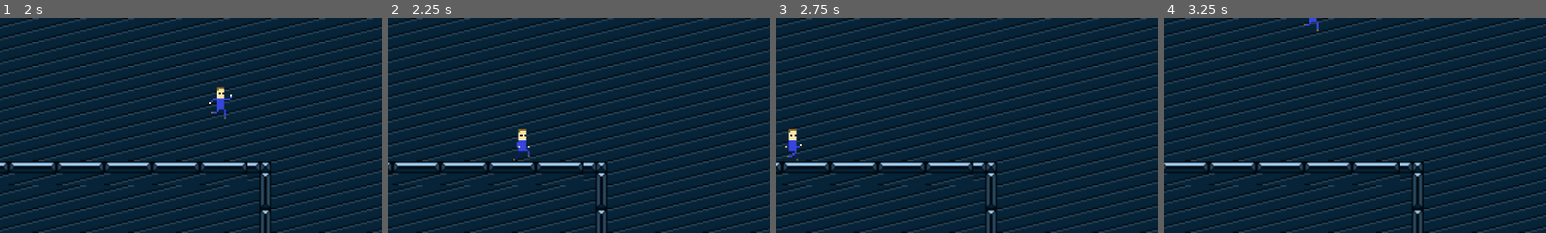
Above: before the commit, frames 1-4 (left to right).
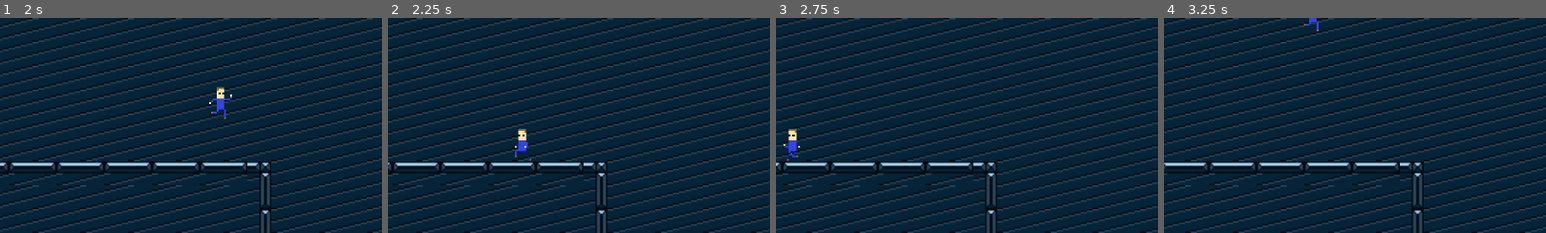
Above: after the commit, the same moments.

Repository: SGtrinkets/neuton_game_jam_button_game
Game: Godot game, scene res://scenes/level_1.tscn
Two runs of this game, one before a commit and one after it. Both use one fixed random seed, a clock stepped at 60 frames per second and the inputs below.
Inputs:
- Up to frame 1 (2 s): tap Enter at 0.5 s; hold D (right) from 0.53 s (still down); tap Up (jump) at 0.77, 1.52 s
- Up to frame 2 (2.25 s): release D (right) at 2.03 s; hold A (left) from 2.03 s (still down)
- Up to frame 3 (2.75 s): keep holding A (left)
- Up to frame 4 (3.25 s): release A (left) at 2.78 s; hold D (right) from 2.78 s (still down); tap Up (jump) at 3.02 s
The pictures show only the part of the screen within x 37-87%, y 50-100%; the shares and areas given below are measured in that part.

Frame 1 is identical in both runs. In frame 2, 0.2% of the frame differs, in the area x 32-38%, y 52-67%; in frame 3, 0.2%; in frame 4, nothing differs.

Commit message:
added sprite flip for player

Diff:
--- a/scenes/player.gd
+++ b/scenes/player.gd
@@ -10,7 +10,7 @@
 var friction : float = 10.0
 
 @onready var animation_player : AnimationPlayer = $AnimationPlayer
-
+@onready var sprite : Sprite2D = $Sprite2D
 
 func _physics_process(delta: float) -> void:
 	# Add the gravity.
@@ -18,7 +18,6 @@
 	var x_input : float = Input.get_action_strength("right") - Input.get_action_strength("left")
 	var velocity_weight : float = delta * (acceleration if x_input else friction)
 	velocity.x = lerp(velocity.x, x_input * speed, velocity_weight)
-
 
 	if not is_on_floor():
 		velocity += get_gravity() * delta * 7.0
@@ -37,10 +36,10 @@
 
 	# Get the input direction and handle the movement/deceleration.
 	# As good practice, you should replace UI actions with custom gameplay actions.
-	#var direction := Input.get_axis("left", "right")
-	#if direction:
-	#	velocity.x = direction * SPEED
-	#else:
-	#	velocity.x = move_toward(velocity.x, 0, SPEED)
+	var direction := Input.get_axis("left", "right")
+	if direction < 0:
+		sprite.flip_h = true
+	elif direction > 0:
+		sprite.flip_h = false
 
 	move_and_slide()
